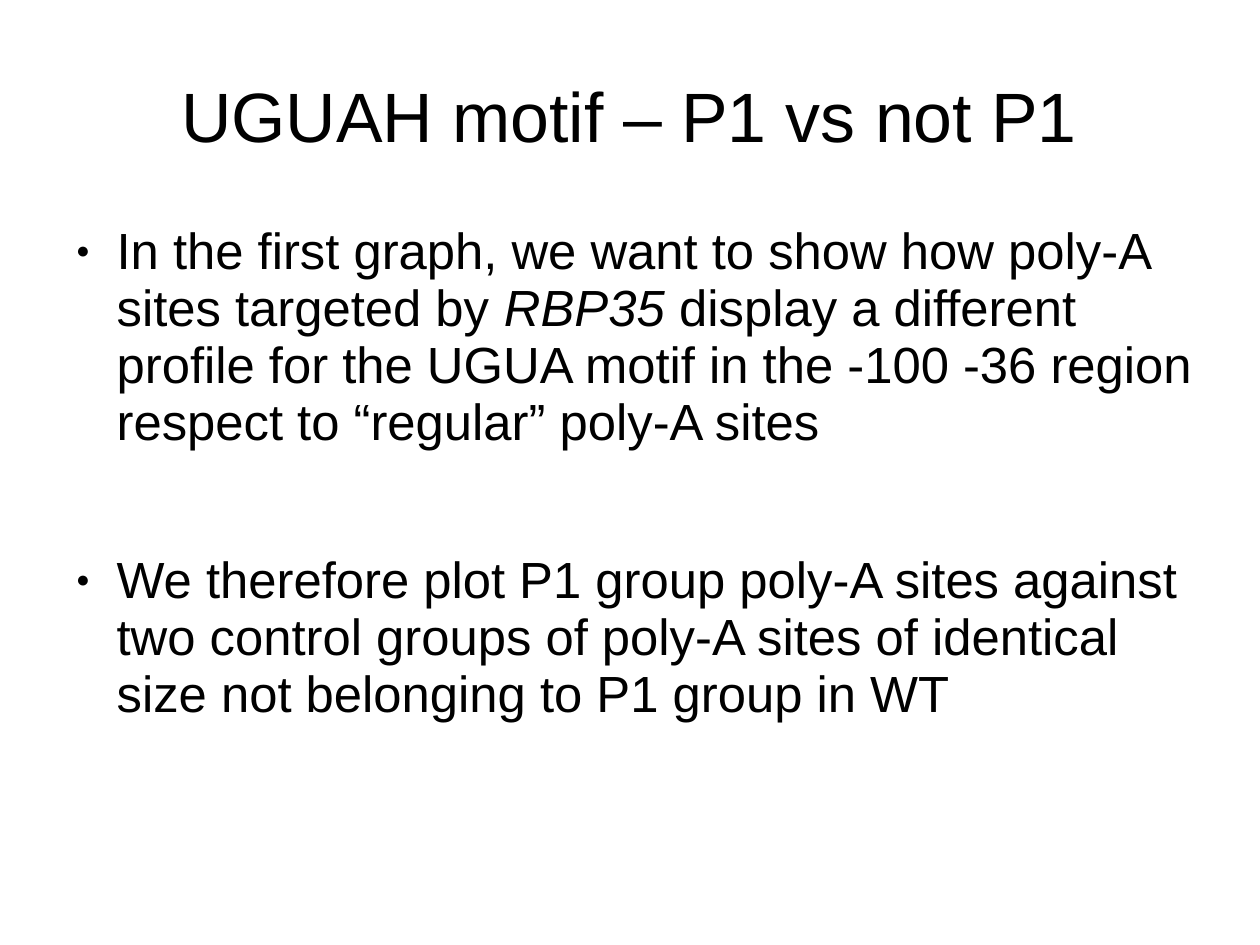
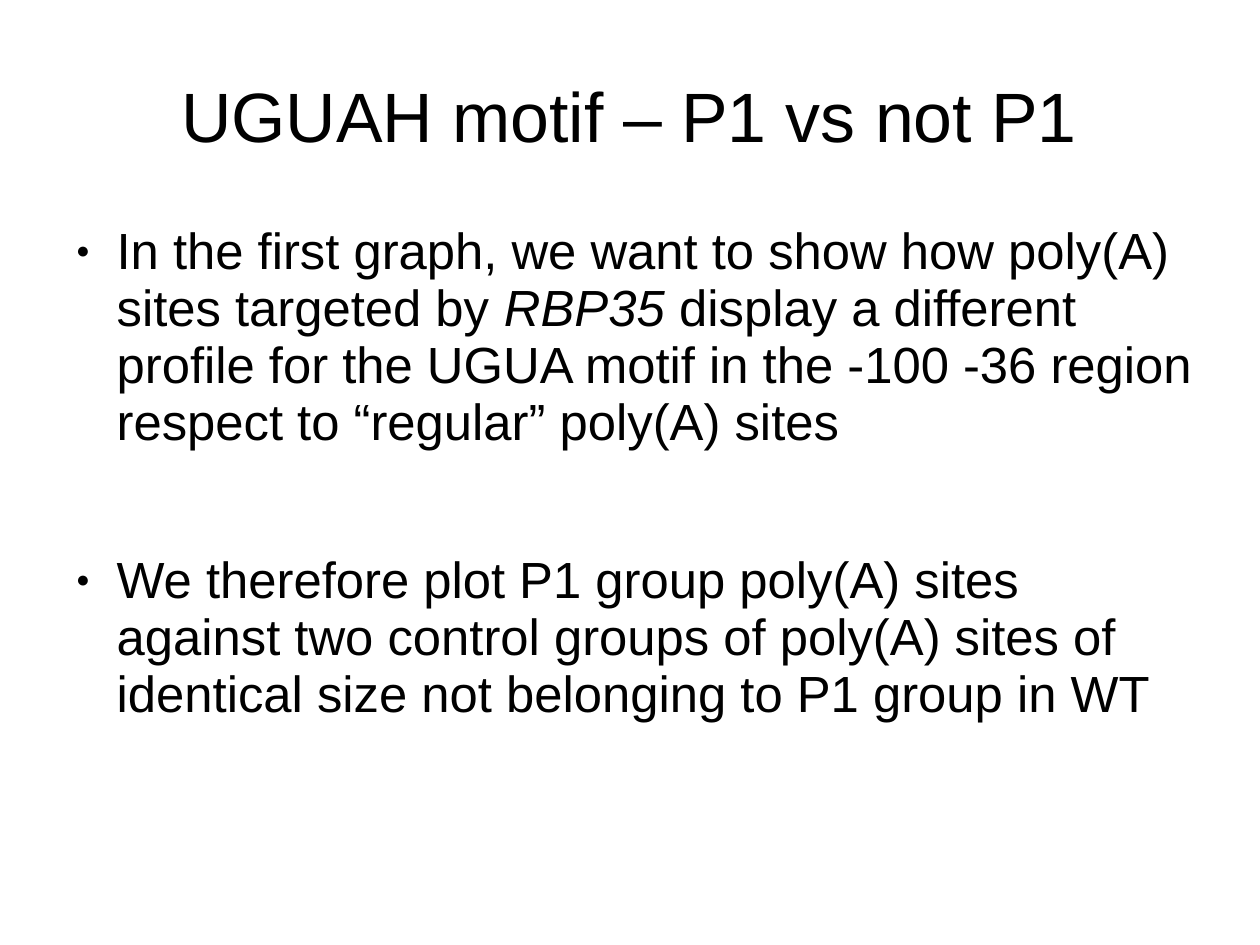
Before and after one commit to wilkinsonlab/m-oryzae-polya, a slide deck: slide 42 of doc/oryzae_presentation.odp (slide 39 before the commit). Drawn at 1260x945 pixels with LibreOffice and Linux fonts; fonts in the diff are those of the drawing. Boxes give left, top, right and bottom in pixels: in the first picture for what was removed or moved away, otherwise in the second. Text is boxed around its words. In the diff, an @@ line names an element or a change of style, - is before the commit and + after.

```diff
--- a/doc/oryzae_presentation.odp
+++ b/doc/oryzae_presentation.odp
@@ text at bbox=[117, 232, 1192, 722]: text changed @@
-● In the first graph, we want to show how poly-A sites targeted by RBP35 display a different profile for the UGUA motif in the -100 -36 region respect to “regular” poly-A sites
-● We therefore plot P1 group poly-A sites against two control groups of poly-A sites of identical size not belonging to P1 group in WT
+● In the first graph, we want to show how poly(A) sites targeted by RBP35 display a different profile for the UGUA motif in the -100 -36 region respect to “regular” poly(A) sites
+● We therefore plot P1 group poly(A) sites against two control groups of poly(A) sites of identical size not belonging to P1 group in WT
```
Also in this commit, not shown: 30 other slides changed, 3 slides added, 3 other files.
